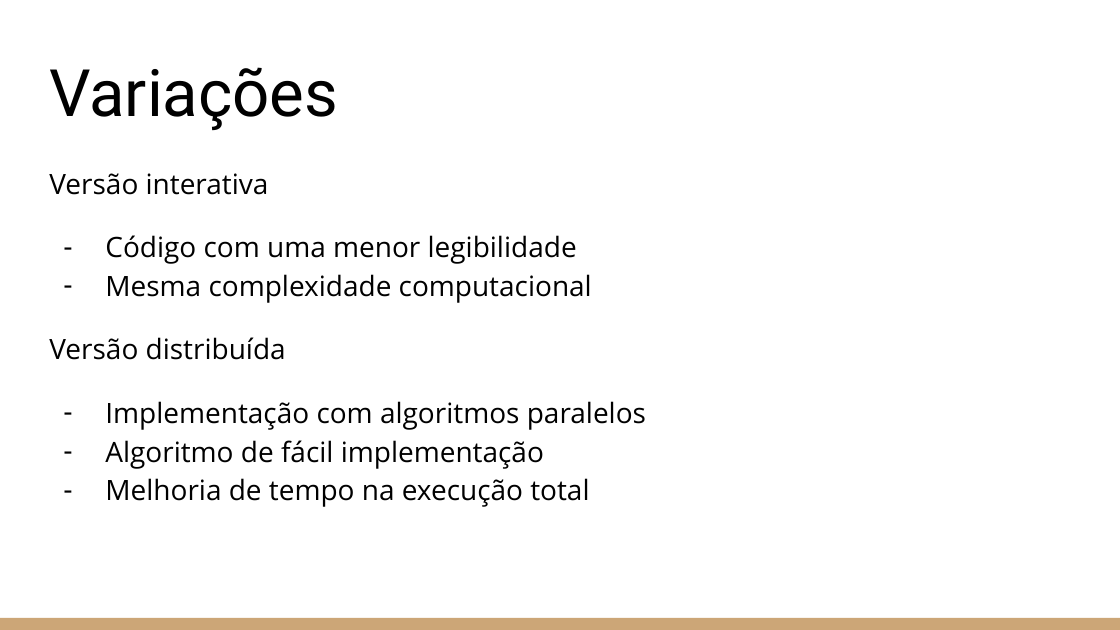
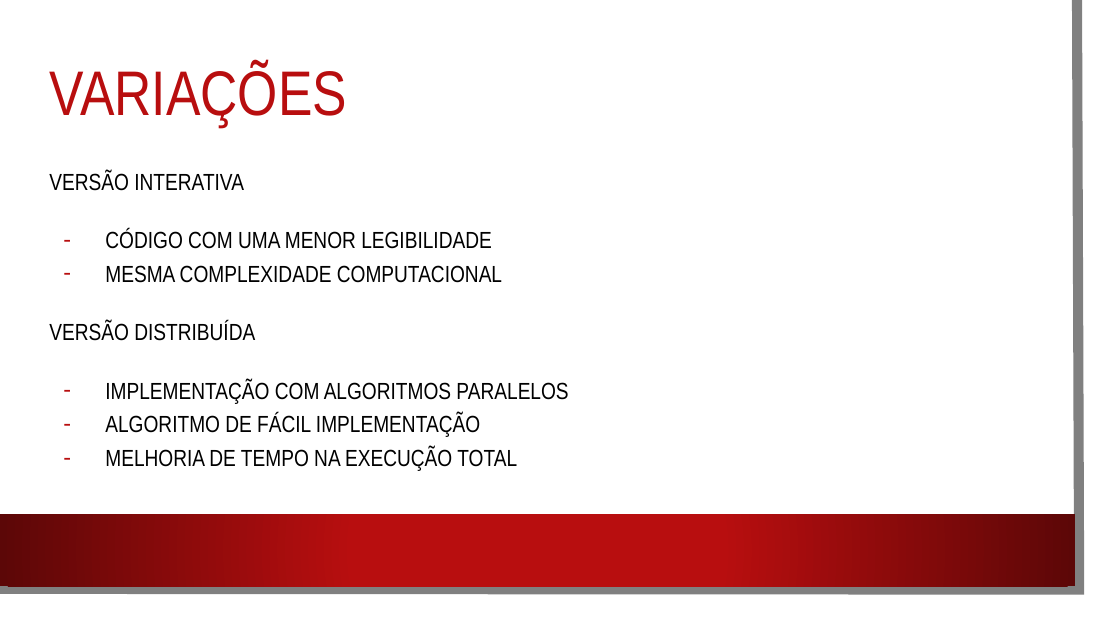
Before and after one commit to gujahlive/Aulas-C, a slide deck: slide 17 of TRABALHOS/MERGE SORT/Algoritmos de ordenação.pptx. Drawn at 1120x630 pixels with LibreOffice and Linux fonts; fonts in the diff are those of the drawing; background and template pictures are left out. Boxes give left, top, right and bottom in pixels: in the first picture for what was removed or moved away, otherwise in the second. Text is boxed around its words. In the diff, an @@ line names an element or a change of style, - is before the commit and + after.

```diff
--- a/TRABALHOS/MERGE SORT/Algoritmos de ordenação.pptx
+++ b/TRABALHOS/MERGE SORT/Algoritmos de ordenação.pptx
@@ rectangle added at <box>0,0,1101,610</box>, fill #FFFFFF @@
@@ freeform shape added at <box>0,0,1080,590</box>, outline #808080 6.5 pt @@
@@ title at <box>49,65,347,127</box>: text changed; size 42 to 40.5 pt; font Roboto to Arial Narrow; text colour #000000 to #B80E0F @@
-Variações
+VARIAÇÕES
@@ text at <box>49,171,568,471</box>: text changed; size 18 to 15 pt; font Open Sans to Arial Narrow @@
-Versão interativa
-– Código com uma menor legibilidade
-– Mesma complexidade computacional
-Versão distribuída
-– Implementação com algoritmos paralelos
-– Algoritmo de fácil implementação
-– Melhoria de tempo na execução total
+VERSÃO INTERATIVA
+– CÓDIGO COM UMA MENOR LEGIBILIDADE
+– MESMA COMPLEXIDADE COMPUTACIONAL
+VERSÃO DISTRIBUÍDA
+– IMPLEMENTAÇÃO COM ALGORITMOS PARALELOS
+– ALGORITMO DE FÁCIL IMPLEMENTAÇÃO
+– MELHORIA DE TEMPO NA EXECUÇÃO TOTAL
@@ rectangle: place and size @@
-rectangle at <box>0,618,1120,630</box>
+rectangle at <box>0,514,1075,586</box>
@@ rectangle at <box>0,514,1075,586</box>: fill #CCA677 to gradient #B80E0F to #5C0707 @@
```
Also in this commit, not shown: 19 other slides changed, 6 other files.
